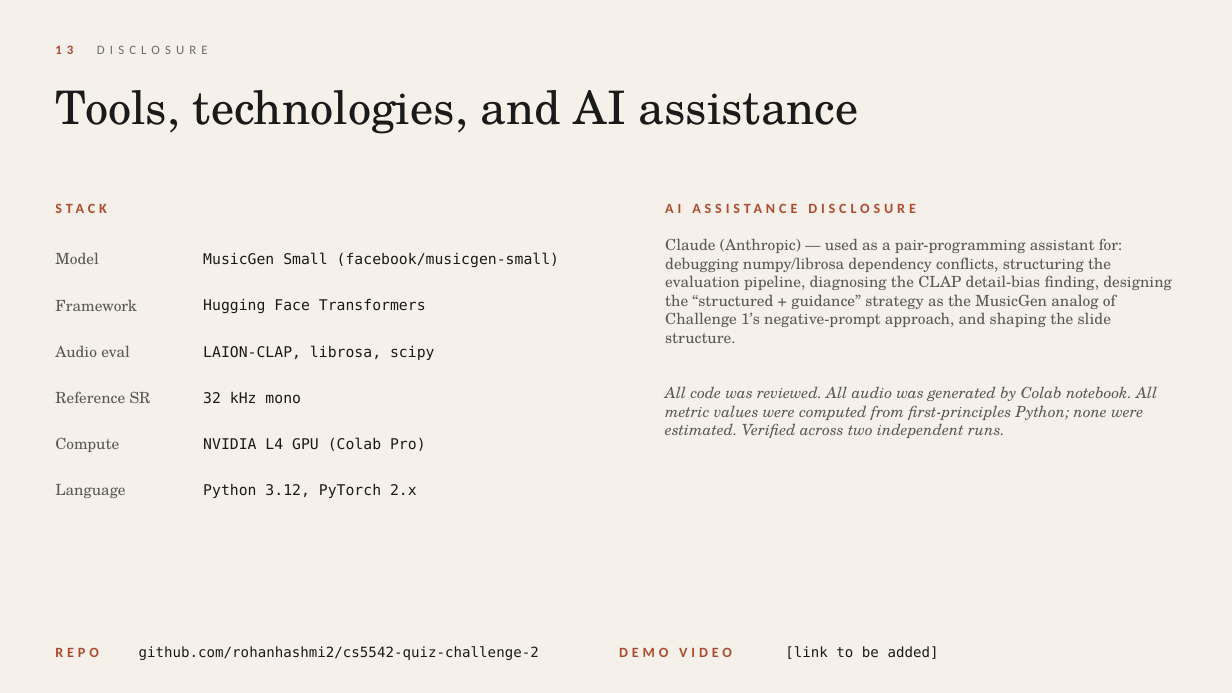
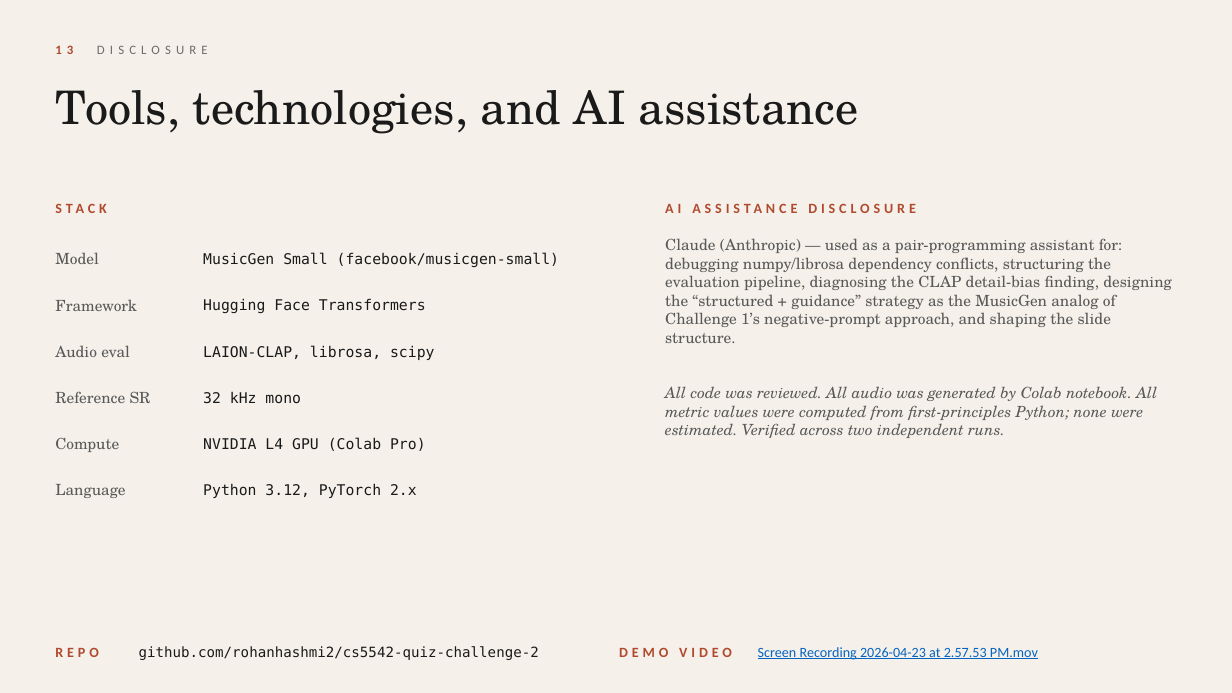
Before and after one commit to rohanhashmi2/cs5542-quiz-challenge-2, a slide deck: slide 14 of slides/quiz_challenge_2.pptx. Drawn at 1232x693 pixels with LibreOffice and Linux fonts; fonts in the diff are those of the drawing. Boxes give left, top, right and bottom in pixels: in the first picture for what was removed or moved away, otherwise in the second. Text is boxed around its words. In the diff, an @@ line names an element or a change of style, - is before the commit and + after.

Commit message:
update slides

```diff
--- a/slides/quiz_challenge_2.pptx
+++ b/slides/quiz_challenge_2.pptx
@@ text added at [758, 647, 1038, 660], 11 pt, text #0563C1, underline @@
+Screen Recording 2026-04-23 at 2.57.53 PM.mov
@@ text removed at [785, 646, 939, 659] @@
-[link to be added]
```
Also in this commit, not shown: 1 other file.
